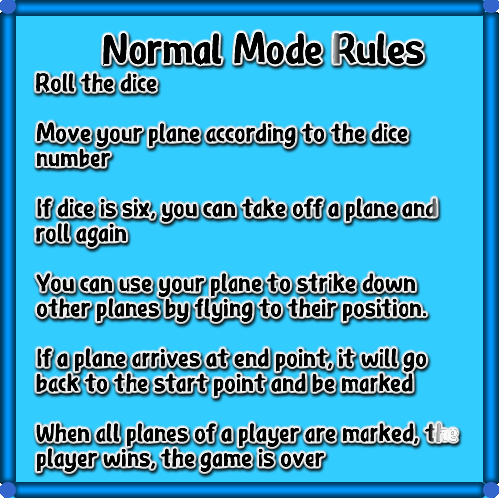
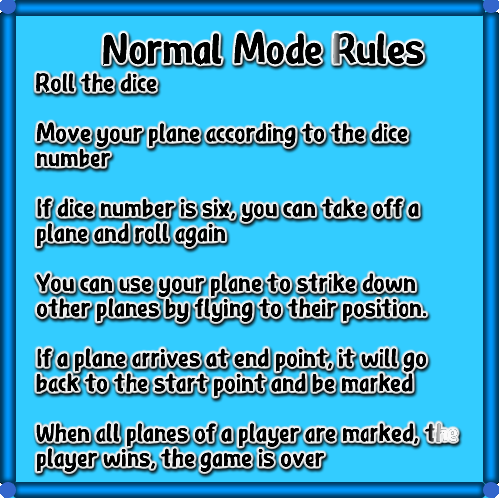
Comparing the layer stacks of the two 499 × 498 images. Changes:
painted on "Roll the dice Move" over [33, 195, 440, 250]
